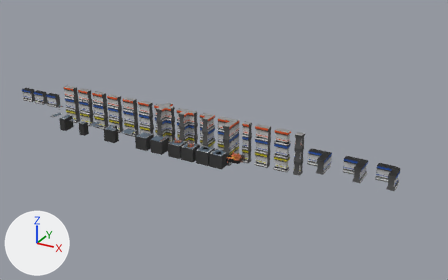
The FBX model TheLastEngineer/Assets/Art/AssetsFer/FBXs/Reemplazar/ModulosLaboratorio01.fbx, before and after one commit.
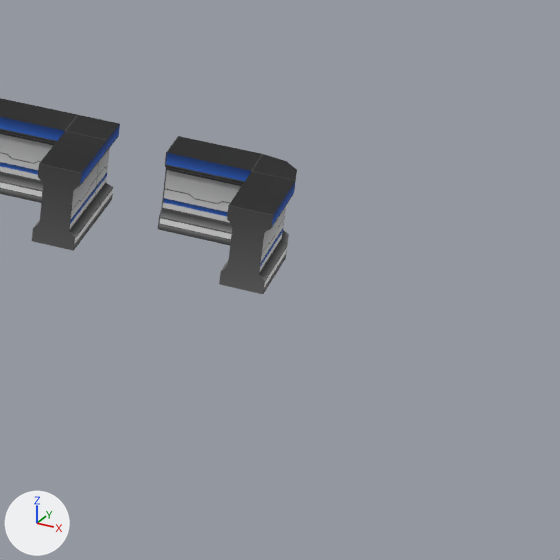
The first picture shows the older version from a 50 mm lens placed at (35.4, -80.1, 18.5), pointed at (14.9, -42.9, -0.1). The close-ups show both versions on the part from 77% to 100% of the width and 49% to 85% of the height of that picture; other places that the commit changed are outside them. The lights are fixed; the arrows at lower left show +X, +Y and +Z. Where no turn or scale is listed for an object, it has been applied to the vertices.
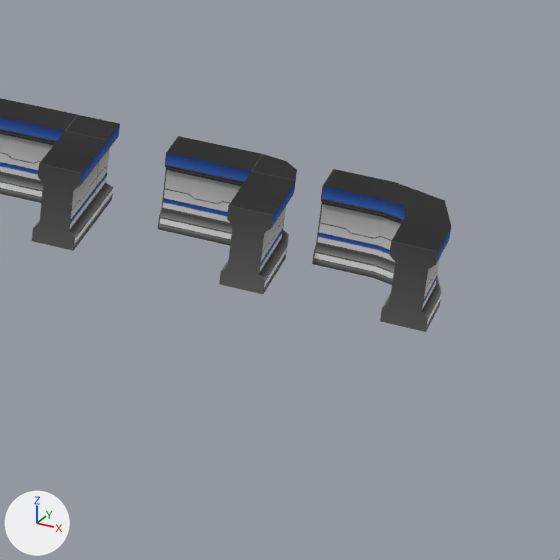
Where the newer file only moved an object's origin or applied its transform, the numbers keep the older frame.

The change, as JSON lines over the scene's bpy script:
```json
{"op": "add", "block": "me_mesh_068", "code": ["me_mesh_068 = bpy.data.meshes.new('Mesh.068')", "me_mesh_068.from_pydata(...)  # 470 vertices, 468 faces; spans x 0.0..1.5, y -1.0..0.5, z 0.0..1.0", "me_mesh_068.materials.append(mat_texturegradient)  # picture img_dehaht_png"]}
{"op": "add", "block": "ob_box064", "code": ["ob_box064 = bpy.data.objects.new('Box064', me_mesh_068)", "ob_box064.location = (28.5, -44.0, 0.0)"]}
```

Changed parts and their boxes (x1, y1, x2, y2) in the close-ups (560 x 560 px):
```json
{"object": "Box064", "change": "added", "after": [312, 169, 451, 332]}
```
